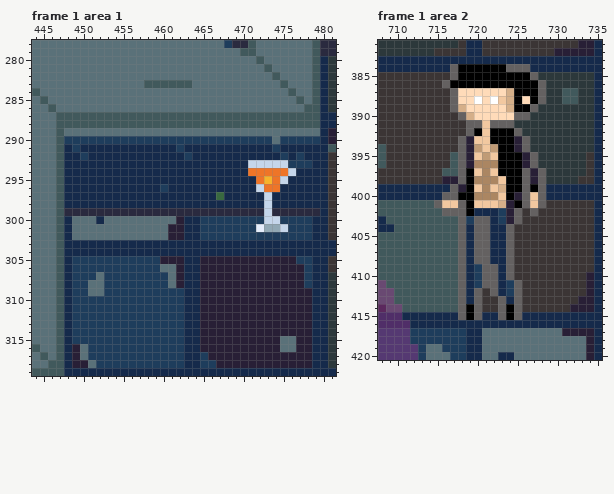
File history of a pixel-art file, assets/art/bgs/bg_01_master - FINAL.aseprite. That is the earlier state.
1024x1024 pixels, 4 frames. Colours within 5 levels of each other are drawn and written as one. Shown: frame 1 area 1: x 444..481, y 278..319; frame 1 area 2: x 708..735, y 381..420. The commit also changed other frames or places, which this record leaves out.
New version:
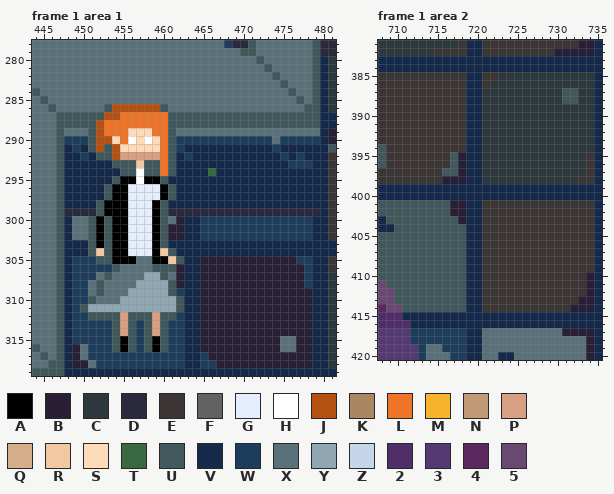
Palette (. is transparent): A #000000  B #281f36  C #2c383b  D #2a2a3f  E #3b3535  F #646161  G #e4edfb  H #ffffff  J #b45112  K #ab8662  L #ee7528  M #f7b32b  N #c09b76  P #d99f83  Q #d5af89  R #f2c8a0  S #ffdbb9  T #396940  U #41595c  V #152a4b  W #1e3d5c  X #5a7179  Y #91a8b4  Z #c5d6ea  2 #502e68  3 #553972  4 #5b285d  5 #694972
Log entry: Npc Animation
From old to new:
layer "CHARACTERS/Npc Stand ins" now shown
layer "CHARACTERS/NPC_DRAFTING" now hidden
--- frame 1 area 1
@@ x 444..481 @@
 282 XXXXXXXXXXXXXXXXXXXXXXXXXXXXXXUXXXXUVC
-283 XXXXXXXXXXXXXXUUUUUUXXXXXXXXXXXUXXXUVC
+283 XXXXXXXXXXXXXXXXXXXXXXXXXXXXXXXUXXXUVC
 284 UXXXXXXXXXXXXXXXXXXXXXXXXXXXXXXXUXXUVC
 285 XUXXXXXXXXXXXXXXXXXXXXXXXXXXXXXXXUXUVC
-286 XXUXXXXXXXXXXXXXXXXXXXXXXXXXXXXXXXUUVC
-287 XXXUUUUUUUUUUUUUUUUUUUUUUUUUUUUUUUUUVV
-288 XXXUUUUUUUUUUUUUUUUUUUUUUUUUUUUUUUUUVV
-289 XXXUXXXXXXXXXXXXXXXXXXXXXXXXXXXXXXXXVB
-290 XXXUWWWWWWWWWWWWWWWWWWWWWWWWWWXWWWWWVB
-291 XXXUVWVVVVVVVVVVVVWVVVVVVVVVVVWVVVVVVU
-292 XXXUVVWVVVVVVVVVVVVWVVVVVVVVVVVWVWVVVE
-293 XXXUVVVVVVVVVVVVVVVVVVVVVVVZZZZZWWWVVE
-294 XXXUVVVVVVVVVVVVVVVVVVVVVVVLLLLLZVVVVE
-295 XXXUVVVVVVVVVVVVVVVVVVVVVVVVLMLZVVVVVE
-296 XXXUVVVVVVVVVVVVWVVVVVVVVVVVZLLVVVVVVE
-297 XXXUVVVVVVVVVVVVVVVVVVVTVVVVVZVVVVVVVE
-298 XXXUVVVVVVVVVVVVVVVVVVVVVVVVVZVVVVVVVE
-299 XXXUDDDDDDDDDDDDDDDDDDDDDDDDDZDDDDDDVE
-300 XXXUVXXXVXXXXXXXXXBVVWWWWWWWWZZWWWWVVE
-301 XXXUVXXXXXXXXXXXXBBVVWWWWWWWGYYZWWWVVE
-302 XXXUVXXXXXXXXXXXXBBVVWWWWWWWWWWWWWWVVE
-303 XXXUVVVVVVVVVVVVVVVVVVVVVVVVVVVVVVVVVV
-304 XXXUVVVVVVVVVVVVVVVVVVVVVVVVVVVVVVVVVV
-305 XXXUVWWWWWWWWWWWBBBVVBBBBBBBBBBBBWWVVE
-306 XXXUVWWWWWWWWWWWXXBVVBBBBBBBBBBBBBWVVE
-307 XXXUVWWWXWWWWWWWWXBVVBBBBBBBBBBBBBWVVC
-308 XXXUVWWXXWWWWWWWWXBVVBBBBBBBBBBBBBWVVC
-309 XXXUVWWXXWWWWWWWWWWVVBBBBBBBBBBBBBBVVC
-310 XXXUVWWWWWWWWWWWWWWVVBBBBBBBBBBBBBBVVC
-311 XXXUVWWWWWWWWWWWWWWVVBBBBBBBBBBBBBBVVC
-312 XXXUVWWWWWWWWWWWWWWVVBBBBBBBBBBBBBBVVC
-313 XXXUVWWWWWWWWWWWWWWVVBBBBBBBBBBBBBBVVC
-314 XXXUVWWWWWWWWWWWWWWVVBBBBBBBBBBBBBBVVC
-315 XXXUVWWWWWWWWWWWWWWVVBBBBBBBBBBXXBBVVC
-316 UXXUVBXWWWWWWWWWWWWVVBBBBBBBBBBXXBBVVC
+286 XXUXXXXXXUJJJJJJUXXXXXXXXXXXXXXXXXUUVC
+287 XXXUUUUUUJJLLLLLLUUUUUUUUUUUUUUUUUUUVV
+288 XXXUUUUUJLLLLLLLLUUUUUUUUUUUUUUUUUUUVV
+289 XXXUXXXUJLLLSSSLLUXXXXXXXXXXXXXXXXXXVB
+290 XXXUWWWUJJSLHSHSLUWWWWWWWWWWWWXWWWWWVB
+291 XXXUVWVUJUJSSSSSLUWVVVVVVVVVVVWVVVVVVU
+292 XXXUVVWVUUJPPPPPLUVWVVVVVVVVVVVWVWVVVE
+293 XXXUVVVVVVUUURUULUVVVVVVVVVVVVVVWWWVVE
+294 XXXUVVVVVVVUUHUULUVVVVTVVVVVVVVVVVVVVE
+295 XXXUVVVVVVUAAHAAUVVVVVVVVVVVVVVVVVVVVE
+296 XXXUVVVVVUAAGGGGAUVVVVVVVVVVVVVVVVVVVE
+297 XXXUVVVVVUAAGGGGAUVVVVVVVVVVVVVVVVVVVE
+298 XXXUVVVVUAAAGGGAUVVVVVVVVVVVVVVVVVVVVE
+299 XXXUDDDDUAAAGGGAUDDDDDDDDDDDDDDDDDDDVE
+300 XXXUVXXUAUAAGGGAUXBVVWWWWWWWWWWWWWWVVE
+301 XXXUVXXUAUAAGGGAUBBVVWWWWWWWWWWWWWWVVE
+302 XXXUVXXUAUAAGGGAUBBVVWWWWWWWWWWWWWWVVE
+303 XXXUVVVUAUAAGGGAUVVVVVVVVVVVVVVVVVVVVV
+304 XXXUVVVURUAAGGGARUVVVVVVVVVVVVVVVVVVVV
+305 XXXUVWWWUUAAAXXAARUVVBBBBBBBBBBBBWWVVE
+306 XXXUVWWWWWUXXXXUUUBVVBBBBBBBBBBBBBWVVE
+307 XXXUVWWWXUXXXXYYUXBVVBBBBBBBBBBBBBWVVC
+308 XXXUVWWXUXXXXYYYYUBVVBBBBBBBBBBBBBWVVC
+309 XXXUVWWXUXXXYYYYYUWVVBBBBBBBBBBBBBBVVC
+310 XXXUVWWUXXXYYYYYYYUVVBBBBBBBBBBBBBBVVC
+311 XXXUVWUYYYYYYYYYYYUVVBBBBBBBBBBBBBBVVC
+312 XXXUVWWUUUUPUUUPUUWVVBBBBBBBBBBBBBBVVC
+313 XXXUVWWWWWUPUWUPUWWVVBBBBBBBBBBBBBBVVC
+314 XXXUVWWWWWUPUWUPUWWVVBBBBBBBBBBBBBBVVC
+315 XXXUVWWWWWUAUWUAUWWVVBBBBBBBBBBXXBBVVC
+316 UXXUVBXWWWUAUWUAUWWVVBBBBBBBBBBXXBBVVC
 317 XUXUVBXWWWWWWWWWWWWVVWBBBBBBBBBBBBBVVC
--- frame 1 area 2
@@ x 713..730 @@
 383 VVVVVVVVVVVVVVVVVV
-384 VVVVFAAAAAAFFFVVVV
-385 EEEEFAAAAAAAAAFCCC
-386 EEEFAAAAAAAAAAAFCC
-387 EEEEFSSSSSSQAAAFCC
-388 EEEEFSSHSHRQASAFCC
-389 EEEEFQSSSSSQAAFCCC
-390 EEEEEFQSSSSSFFCCCC
-391 EEEEEEFFRFFFCCCCCC
-392 EEEEEEFARAAAFCCCCC
-393 EEEEEFBRRAAABFCCCC
-394 EEEEEFBNRNAABFCCCC
-395 EEEEUFBRNRAAABFCCC
-396 EEEEUFBKKKAAABFCCC
-397 EEEUUFARKRAAAFBFCC
-398 EEEBBFAKKKRAAFBFCC
-399 VVVVFBARKRQAAFAFVV
-400 VVVFFAAKKKRABFRFVV
-401 UUFRRFARRRQBAFRFEE
-402 UUUFFFAVVVWBFEFEEE
-403 UUUUUFWFFVWBFEEEEE
-404 UUUUUFVFFVVFEEEEEE
-405 UUUUUFVFFVVFEEEEEE
-406 UUUUUFVFFVVFEEEEEE
-407 UUUUUFVFFVVFEEEEEE
-408 UUUUUFVFFVVFEEEEEE
-409 UUUUUFVWFFVFEEEEEE
-410 UUUUUFVWFFVFEEEEEE
-411 UUUUUFVWFFVWFEEEEE
-412 UUUUUFVFEFVWFEEEEE
-413 UUUUUFVFEEFVFEEEEE
-414 UUUUUFAFEEFAFEEEEE
-415 VVVVVFAFVVFAFVVVVV
+384 VVVVVVVVVVVVVVVVVV
+385 EEEEEEVVEECCCCCCCC
+386 EEEEEEVVECCCCCCCCC
+387 EEEEEEVVCCCCCCCCCC
+388 EEEEEEVVCCCCCCCCCC
+389 EEEEEEVVCCCCCCCCCC
+390 EEEEEEVVCCCCCCCCCC
+391 EEEEEEVVCCCCCCCCCC
+392 EEEEEEVVCCCCCCCCCC
+393 EEEEEEVVCCCCCCCCCC
+394 EEEEEEVVCCCCCCCCCC
+395 EEEEUBVVCCCCCCCCCC
+396 EEEEUBVVCCCCCCCCCC
+397 EEEUUBVVCCCCCCCCCC
+398 EEEBBBVVCCCCCCCCCC
+399 VVVVVVVVVVVVVVVVVV
+400 VVVVVVVVVVVVVVVVVV
+401 UUUUBBVVEEEEEEEEEE
+402 UUUUBBVVEEEEEEEEEE
+403 UUUUUBVVEEEEEEEEEE
+404 UUUUUUVVEEEEEEEEEE
+405 UUUUUUVVEEEEEEEEEE
+406 UUUUUUVVEEEEEEEEEE
+407 UUUUUUVVEEEEEEEEEE
+408 UUUUUUVVEEEEEEEEEE
+409 UUUUUUVVEEEEEEEEEE
+410 UUUUUUVVEEEEEEEEEE
+411 UUUUUUVVEEEEEEEEEE
+412 UUUUUUVVEEEEEEEEEE
+413 UUUUUUVVEEEEEEEEEE
+414 UUUUUUVVEEEEEEEEEE
+415 VVVVVVVVVVVVVVVVVV
 416 VVVVVVVVVVVVVVVVVV
Where, in picture pixels (left, top, right, bottom), the same in both pictures:
changed: (80, 80, 192, 352)
changed: (248, 160, 296, 232)
changed: (208, 168, 224, 200)
changed: (434, 64, 546, 320)
